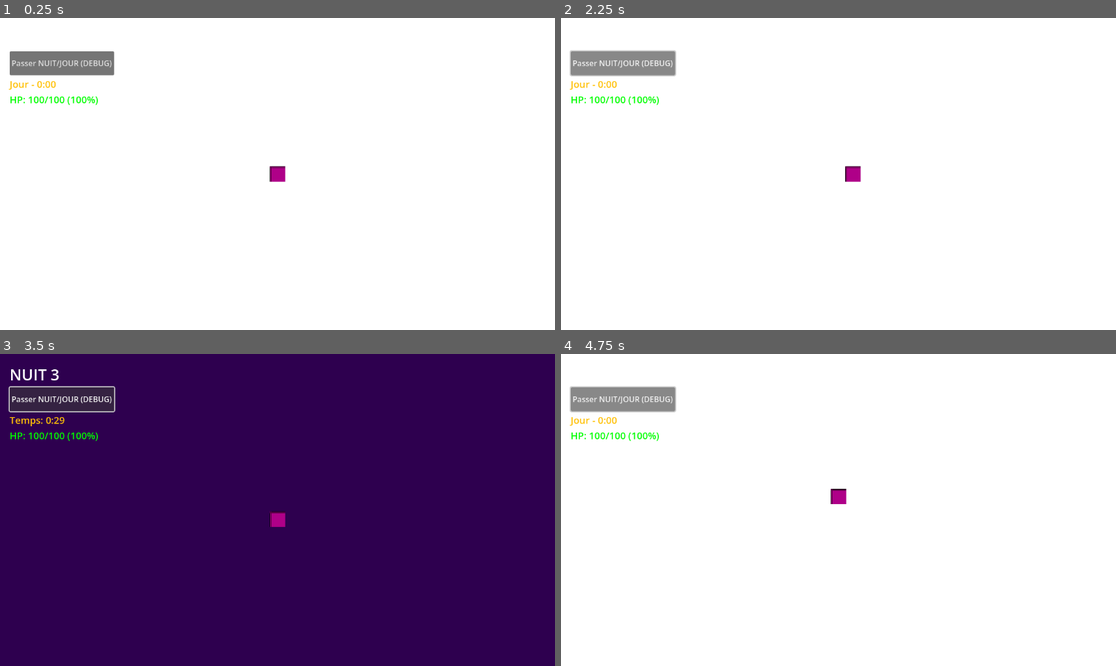
Above: before the commit, frames 1-4 (two rows, left to right).
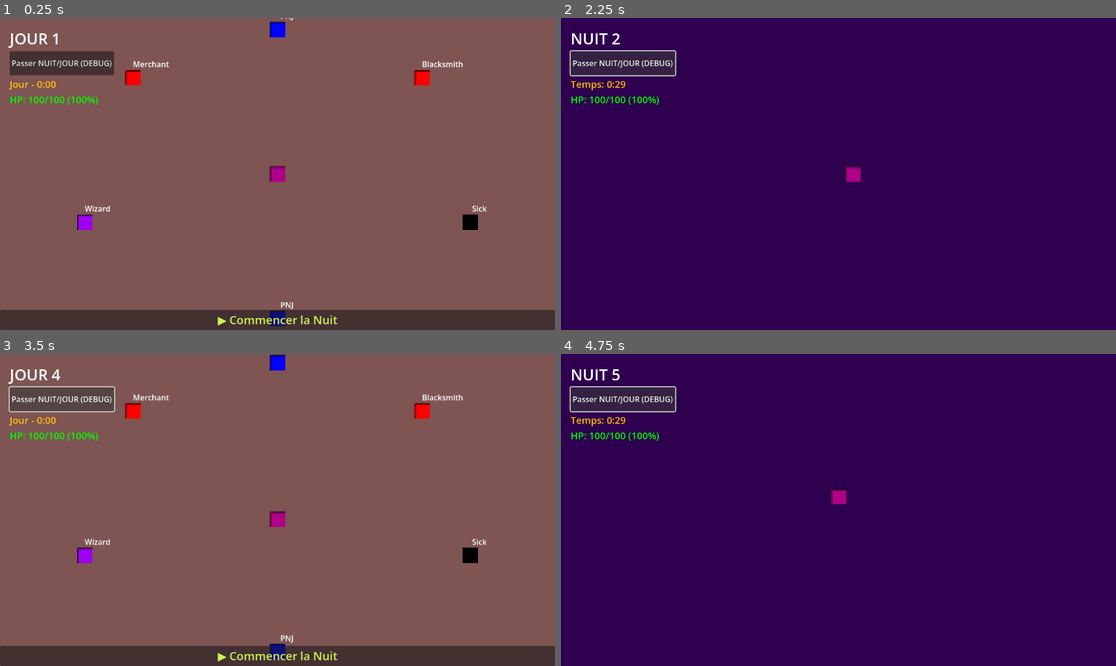
Above: after the commit, the same moments.

Repository: ekateryna18/yersinia-the-great-mortality
Game: Godot game, scene res://scenes/main.tscn
The game is run twice, just before and just after one commit, with the same random seed, the same clock (stepped at 60 frames per second) and the same inputs.
Inputs (mouse positions are in pixels of both pictures, inside the frame that each line leads up to):
- Up to frame 1 (0.25 s): no input
- Up to frame 2 (2.25 s): click (838, 320) at 0.5 s, where only the run after the commit has a clickable "▶ Commencer la Nuit"; click "Passer NUIT/JOUR (DEBUG)" at 1.25 s; tap Enter (ui_accept) at 2 s; hold Right (ui_right) from 2.03 s (still down); hold Enter (ui_accept) from 2.03 s (still down)
- Up to frame 3 (3.5 s): release Right (ui_right) at 2.78 s; release Enter (ui_accept) at 2.78 s; hold Down (ui_down) from 2.78 s (still down); tap Enter (ui_accept) at 2.85, 3.02, 3.32 s
- Up to frame 4 (4.75 s): release Down (ui_down) at 3.53 s; hold Right (ui_right) 3.53-4.28 s; hold Enter (ui_accept) 3.53-4.28 s; hold Up (ui_up) from 4.28 s (still down); tap Enter (ui_accept) at 4.35, 4.52 s

The runs differ from the first frame. In frame 1, 100% of the frame differs, in the area x 0-100%, y 0-100%; in frame 2, 100%; in frame 3, 99%; in frame 4, 100%.

Commit message:
added pnj and collisions

Diff:
--- a/scenes/maps/day_map.tscn
+++ b/scenes/maps/day_map.tscn
@@ -1,6 +1,7 @@
 [gd_scene format=3 uid="uid://cd3kg5crg0bp3"]
 
 [ext_resource type="Script" uid="uid://cd6ylfdcvpw5k" path="res://scripts/maps/day_map.gd" id="1_lj3rd"]
+[ext_resource type="PackedScene" uid="uid://fe4l2lyp3obv" path="res://scenes/npcs/npc.tscn" id="2_g8tqy"]
 
 [node name="DayMap" type="Node2D" unique_id=2097946091]
 script = ExtResource("1_lj3rd")
@@ -10,6 +11,36 @@
 offset_top = -1000.0
 offset_right = 1000.0
 offset_bottom = 1000.0
+color = Color(0.49381393, 0.33181027, 0.32260978, 1)
 
 [node name="PlayerSpawn" type="Marker2D" parent="." unique_id=1205327444]
 modulate = Color(1, 0.03529412, 1, 1)
+
+[node name="NPCs" type="Node2D" parent="." unique_id=1934142312]
+
+[node name="NPC1" parent="NPCs" unique_id=74848756 instance=ExtResource("2_g8tqy")]
+position = Vector2(-300, -200)
+npc_name = "Merchant"
+
+[node name="NPC2" parent="NPCs" unique_id=1029887369 instance=ExtResource("2_g8tqy")]
+position = Vector2(300, -200)
+npc_type = 1
+npc_name = "Blacksmith"
+
+[node name="NPC3" parent="NPCs" unique_id=1526567549 instance=ExtResource("2_g8tqy")]
+position = Vector2(-400, 100)
+npc_type = 2
+npc_name = "Wizard"
+
+[node name="NPC4" parent="NPCs" unique_id=1107934524 instance=ExtResource("2_g8tqy")]
+position = Vector2(400, 100)
+npc_type = 3
+npc_name = "Sick"
+
+[node name="NPC5" parent="NPCs" unique_id=1677287738 instance=ExtResource("2_g8tqy")]
+position = Vector2(0, -300)
+npc_type = 4
+
+[node name="NPC6" parent="NPCs" unique_id=1533369597 instance=ExtResource("2_g8tqy")]
+position = Vector2(0, 300)
+npc_type = 5
--- /dev/null
+++ b/scenes/npcs/npc.tscn
@@ -0,0 +1,42 @@
+[gd_scene format=3 uid="uid://fe4l2lyp3obv"]
+
+[ext_resource type="Script" uid="uid://di7cb6sgoqgf1" path="res://scripts/npcs/npc.gd" id="1_ivh6b"]
+
+[sub_resource type="PlaceholderTexture2D" id="PlaceholderTexture2D_f6fiw"]
+size = Vector2(32, 32)
+
+[sub_resource type="CircleShape2D" id="CircleShape2D_ivh6b"]
+radius = 50.0
+
+[sub_resource type="CircleShape2D" id="CircleShape2D_m5fb5"]
+radius = 20.0
+
+[sub_resource type="PlaceholderTexture2D" id="PlaceholderTexture2D_ivh6b"]
+size = Vector2(16, 16)
+
+[node name="NPC" type="Area2D" unique_id=74848756]
+script = ExtResource("1_ivh6b")
+
+[node name="Sprite2D" type="Sprite2D" parent="." unique_id=1504339314]
+modulate = Color(0.43886128, 0.9793057, 0.93999046, 1)
+texture = SubResource("PlaceholderTexture2D_f6fiw")
+
+[node name="CollisionShape2D" type="CollisionShape2D" parent="." unique_id=878065832]
+shape = SubResource("CircleShape2D_ivh6b")
+
+[node name="Label" type="Label" parent="." unique_id=1082028388]
+offset_top = -40.0
+offset_right = 40.0
+offset_bottom = -17.0
+text = "PNJ"
+horizontal_alignment = 1
+
+[node name="StaticBody2D" type="StaticBody2D" parent="." unique_id=1891894375]
+
+[node name="CollisionShape2D" type="CollisionShape2D" parent="StaticBody2D" unique_id=784716333]
+shape = SubResource("CircleShape2D_m5fb5")
+
+[node name="InteractionIcon" type="Sprite2D" parent="." unique_id=1901011209]
+visible = false
+position = Vector2(0, -60)
+texture = SubResource("PlaceholderTexture2D_ivh6b")
--- a/scenes/ui/hud.tscn
+++ b/scenes/ui/hud.tscn
@@ -32,3 +32,15 @@
 theme_override_colors/font_color = Color(0.4708926, 0.9834097, 0.34041822, 1)
 theme_override_font_sizes/font_size = 20
 text = "HP: 100/100"
+
+[node name="StartNightButton" type="Button" parent="." unique_id=2078896820]
+anchors_preset = 12
+anchor_top = 1.0
+anchor_right = 1.0
+anchor_bottom = 1.0
+offset_top = -42.0
+grow_horizontal = 2
+grow_vertical = 0
+theme_override_colors/font_color = Color(0.8245869, 0.938009, 0.3473881, 1)
+theme_override_font_sizes/font_size = 24
+text = "▶ Commencer la Nuit"
--- a/scripts/gameplay/game_manager.gd
+++ b/scripts/gameplay/game_manager.gd
@@ -75,6 +75,28 @@
 	set_phase(GamePhase.DAY)
 	print("Run initialized: Night ", current_run.night)
 
+func initialize_npcs(npc_nodes: Array) -> void:
+	print("=== Initializing NPCs ===")
+
+	# Sauvegarder la référence aux PNJ
+	current_run.pnj_list = npc_nodes
+
+	# Choisir 2 traîtres aléatoires
+	var traitor_indices = []
+	while traitor_indices.size() < 2:
+		var random_index = randi() % npc_nodes.size()
+		if random_index not in traitor_indices:
+			traitor_indices.append(random_index)
+
+	# Marquer les traîtres
+	for i in range(npc_nodes.size()):
+		var npc = npc_nodes[i]
+		if i in traitor_indices:
+			npc.is_traitor = true
+			print("⚠️ ", npc.npc_name, " est un TRAÎTRE!")
+		else:
+			npc.is_traitor = false
+			print("✅ ", npc.npc_name, " est innocent")
 # ============================================
 # PHASE MANAGEMENT
 # ============================================
--- a/scripts/maps/day_map.gd
+++ b/scripts/maps/day_map.gd
@@ -1,22 +1,28 @@
 extends Node2D
 
 @onready var player_spawn: Marker2D = $PlayerSpawn
+@onready var npcs_container: Node2D = $NPCs
 
 var player_instance: CharacterBody2D = null
 
 func _ready() -> void:
 	print("=== Day Map Ready ===")
 	spawn_player()
+	initialize_npcs()
 
 func spawn_player() -> void:
-	# Charger la scène du joueur
 	var player_scene = preload("res://scenes/player/player.tscn")
 	player_instance = player_scene.instantiate()
+	player_instance.global_position = player_spawn.global_position
+	add_child(player_instance)
+	print("Player spawned at: ", player_spawn.global_position)
 
-	# Positionner au spawn point
-	player_instance.global_position = player_spawn.global_position
+func initialize_npcs() -> void:
+	# Récupérer tous les PNJ
+	var npc_list = npcs_container.get_children()
 
-	# Ajouter à la scène
-	add_child(player_instance)
-
-	print("Player spawned at: ", player_spawn.global_position)
+	if npc_list.size() > 0:
+		# Initialiser le système de traîtres via GameManager
+		GameManager.initialize_npcs(npc_list)
+	else:
+		print("⚠️ No NPCs found in day map!")
--- /dev/null
+++ b/scripts/npcs/npc.gd
@@ -0,0 +1,77 @@
+extends Area2D
+
+enum NPCType {
+	MERCHANT,
+	BLACKSMITH,
+	WIZARD,
+	SICK,
+	GENERIC_1,
+	GENERIC_2,
+	GENERIC_3
+}
+
+@export var npc_type: NPCType = NPCType.MERCHANT
+@export var npc_name: String = "PNJ"
+@export var is_traitor: bool = false
+
+@onready var sprite: Sprite2D = $Sprite2D
+@onready var label: Label = $Label
+@onready var collision: CollisionShape2D = $CollisionShape2D
+@onready var interaction_icon: Sprite2D = $InteractionIcon  # ← NOUVEAU
+
+var player_in_range: bool = false
+var player_ref: CharacterBody2D = null
+
+func _ready() -> void:
+	label.text = npc_name
+	body_entered.connect(_on_body_entered)
+	body_exited.connect(_on_body_exited)
+	set_sprite_color()
+
+	# Cacher l'icône au début
+	if interaction_icon:
+		interaction_icon.visible = false
+
+	print("NPC ready: ", npc_name, " (Type: ", NPCType.keys()[npc_type], ")")
+
+func set_sprite_color() -> void:
+	match npc_type:
+		NPCType.MERCHANT:
+			sprite.modulate = Color.YELLOW
+		NPCType.BLACKSMITH:
+			sprite.modulate = Color.ORANGE
+		NPCType.WIZARD:
+			sprite.modulate = Color.PURPLE
+		NPCType.SICK:
+			sprite.modulate = Color.GREEN
+		_:
+			sprite.modulate = Color.CYAN
+
+func _process(_delta: float) -> void:
+	# Afficher l'icône si joueur à portée ET en jour
+	if interaction_icon:
+		interaction_icon.visible = player_in_range and GameManager.is_day()
+
+func _input(event: InputEvent) -> void:
+	# Interaction uniquement en JOUR
+	if player_in_range and GameManager.is_day() and event.is_action_pressed("ui_accept"):
+		interact()
+
+func interact() -> void:
+	print("=== INTERACTION avec ", npc_name, " ===")
+	print("Type: ", NPCType.keys()[npc_type])
+	print("Est traître: ", is_traitor)
+
+	# TODO: Ouvrir dialogue UI (sera fait par ton collègue)
+
+func _on_body_entered(body: Node2D) -> void:
+	if body.is_in_group("player"):
+		player_in_range = true
+		player_ref = body
+		print(npc_name, " - Joueur à portée")
+
+func _on_body_exited(body: Node2D) -> void:
+	if body.is_in_group("player"):
+		player_in_range = false
+		player_ref = null
+		print(npc_name, " - Joueur hors de portée")
--- a/scripts/player/player.gd
+++ b/scripts/player/player.gd
@@ -10,6 +10,7 @@
 
 func _ready() -> void:
 	current_health = max_health
+	add_to_group("player")  # ← AJOUTER CETTE LIGNE
 	print("Player ready - HP: %d/%d" % [current_health, max_health])
 
 func _physics_process(delta: float) -> void:
@@ -24,13 +25,12 @@
 	# Appliquer le mouvement
 	velocity = input_vector * speed
 
-	# Déplacer le personnage
-	move_and_slide()
+	# Déplacer le personnage (gère automatiquement les collisions)
+	move_and_slide()  # ← Cette fonction gère les collisions automatiquement
 
 	# Limiter à la map
 	if GameManager.is_within_bounds(global_position) == false:
 		global_position = GameManager.clamp_to_bounds(global_position)
-
 func take_damage(amount: float) -> void:
 	var actual_damage = max(0, amount - armor)
 	current_health -= actual_damage
--- a/scripts/ui/hud.gd
+++ b/scripts/ui/hud.gd
@@ -4,8 +4,8 @@
 @onready var timer_label: Label = $VBoxContainer/TimerLabel
 @onready var player_stats_label: Label = $VBoxContainer/PlayerStatsLabel
 @onready var debug_button: Button = $VBoxContainer/DebugButton
+@onready var start_night_button: Button = $StartNightButton  # ← NOUVEAU
 
-# Référence au joueur (trouvée dynamiquement)
 var player: CharacterBody2D = null
 
 func _ready() -> void:
@@ -13,22 +13,20 @@
 	GameManager.phase_changed.connect(_on_phase_changed)
 	GameManager.night_changed.connect(_on_night_changed)
 
-	# Connecter le bouton
+	# Connecter les boutons
 	debug_button.pressed.connect(_on_debug_button_pressed)
+	start_night_button.pressed.connect(_on_start_night_button_pressed)  # ← NOUVEAU
 
 	# Premier affichage
 	update_display()
 
 func _process(_delta: float) -> void:
-	# Chercher le joueur si on ne l'a pas encore
 	if player == null or not is_instance_valid(player):
 		find_player()
 
-	# Mettre à jour l'affichage
 	update_display()
 
 func find_player() -> void:
-	# Chercher le joueur dans la scène
 	if GameManager.current_map_scene:
 		player = GameManager.current_map_scene.get_node_or_null("Player")
 
@@ -37,6 +35,7 @@
 		phase_label.text = "Pas de run actif"
 		timer_label.text = ""
 		player_stats_label.text = ""
+		start_night_button.visible = false
 		return
 
 	# === PHASE ET NUIT ===
@@ -52,7 +51,6 @@
 		timer_label.text = "Temps: %d:%02d" % [minutes, seconds]
 		timer_label.visible = true
 	else:
-		# En journée, afficher temps écoulé
 		var time_elapsed = GameManager.get_day_time_elapsed()
 		var minutes = int(time_elapsed) / 60
 		var seconds = int(time_elapsed) % 60
@@ -67,7 +65,6 @@
 
 		player_stats_label.text = "HP: %d/%d (%.0f%%)" % [hp, max_hp, hp_percent]
 
-		# Changer couleur selon HP
 		if hp_percent > 60:
 			player_stats_label.add_theme_color_override("font_color", Color.GREEN)
 		elif hp_percent > 30:
@@ -77,10 +74,13 @@
 	else:
 		player_stats_label.text = "HP: -- / --"
 
+	# === BOUTON START NIGHT ===
+	# Visible uniquement en JOUR
+	start_night_button.visible = GameManager.is_day()
+
 func _on_phase_changed(_new_phase) -> void:
 	update_display()
 
-	# Message de transition
 	if GameManager.is_night():
 		print(">>> LA NUIT COMMENCE! Survivez 2min30! <<<")
 
@@ -93,3 +93,9 @@
 		GameManager.transition_to_night()
 	else:
 		GameManager.transition_to_day()
+
+func _on_start_night_button_pressed() -> void:
+	# Démarrer la nuit uniquement si on est en JOUR
+	if GameManager.is_day():
+		print(">>> Joueur démarre la nuit manuellement! <<<")
+		GameManager.transition_to_night()
Not shown, added: scripts/npcs/npc.gd.uid
